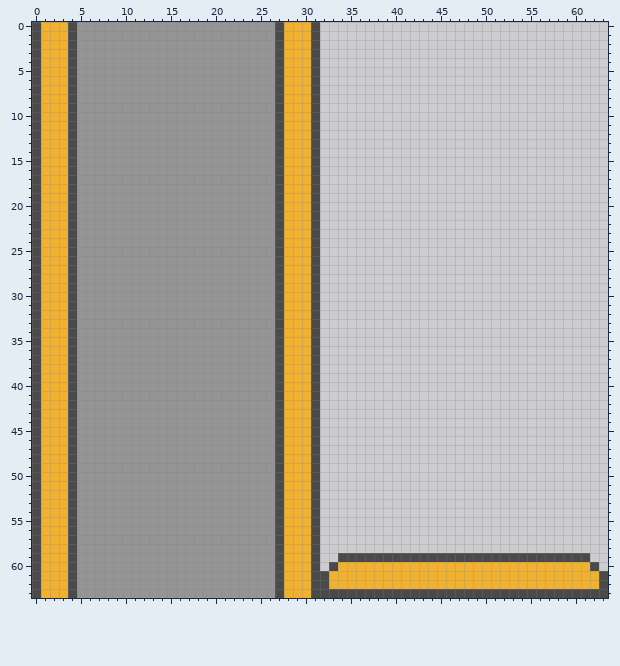
Pixel-art file: assets/sprites/_aseprite/environment/conveyor-belt.aseprite. The picture above was drawn from the file before the commit.
64x64 pixels, 1 frame.
New version:
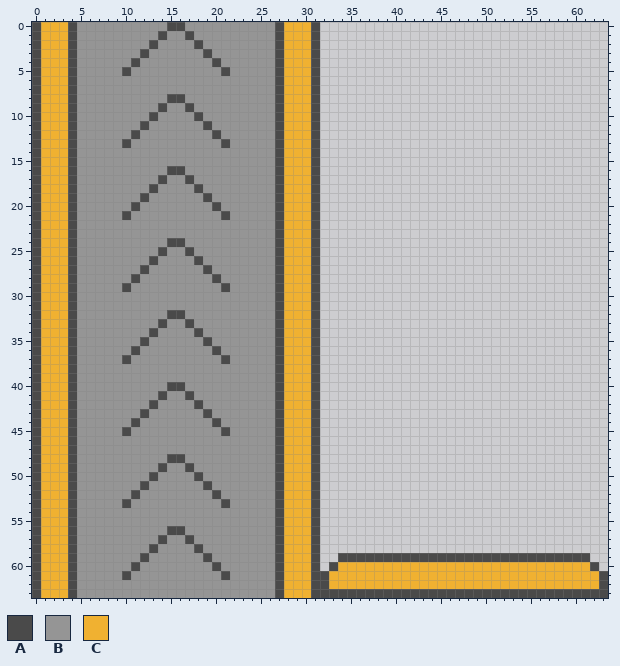
Palette (. is transparent): A #4a4a4a  B #959595  C #f0b131
Message: Set up visuals for the conveyor belts
From old to new:
layer "Arrows" now shown
Layer "Arrows":
The edit turns colour B into colour A in row 0 at x 15 to 16; in row 1 at x 14 and 17; in row 2 at x 13 and 18; in row 3 at x 12 and 19; in row 4 at x 11 and 20; in row 5 at x 10 and 21.
The edit turns colour B into colour A in row 8 at x 15 to 16; in row 9 at x 14 and 17; in row 10 at x 13 and 18; in row 11 at x 12 and 19; in row 12 at x 11 and 20; in row 13 at x 10 and 21.
The edit turns colour B into colour A in row 16 at x 15 to 16; in row 17 at x 14 and 17; in row 18 at x 13 and 18; in row 19 at x 12 and 19; in row 20 at x 11 and 20; in row 21 at x 10 and 21.
The edit turns colour B into colour A in row 24 at x 15 to 16; in row 25 at x 14 and 17; in row 26 at x 13 and 18; in row 27 at x 12 and 19; in row 28 at x 11 and 20; in row 29 at x 10 and 21.
The edit turns colour B into colour A in row 32 at x 15 to 16; in row 33 at x 14 and 17; in row 34 at x 13 and 18; in row 35 at x 12 and 19; in row 36 at x 11 and 20; in row 37 at x 10 and 21.
The edit turns colour B into colour A in row 40 at x 15 to 16; in row 41 at x 14 and 17; in row 42 at x 13 and 18; in row 43 at x 12 and 19; in row 44 at x 11 and 20; in row 45 at x 10 and 21.
The edit turns colour B into colour A in row 48 at x 15 to 16; in row 49 at x 14 and 17; in row 50 at x 13 and 18; in row 51 at x 12 and 19; in row 52 at x 11 and 20; in row 53 at x 10 and 21.
The edit turns colour B into colour A in row 56 at x 15 to 16; in row 57 at x 14 and 17; in row 58 at x 13 and 18; in row 59 at x 12 and 19; in row 60 at x 11 and 20; in row 61 at x 10 and 21.
Where, in picture pixels (left, top, right, bottom), the same in both pictures:
changed: (122, 22, 230, 580)
